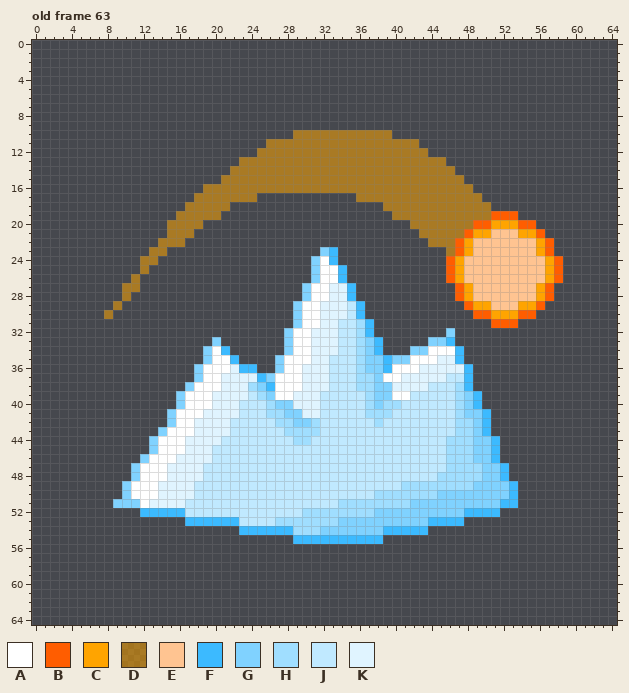
Pixel-art file, stored at resources/sprites/gui/upgrades/upgrades.aseprite. Above is the file before it was changed.
65x65 pixels, 67 frames. Colours within 5 levels of each other are drawn and written as one. Shown: old frame 63.
Visible layers, top first: "new2", "new1", "old".
Palette (. is transparent): A #ffffff  B #ff5d00  C #ffa400  D #ffa50088  E #ffc491  F #3cbaff  G #80d2ff  H #a0deff  J #c0e9ff  K #e0f4ff
Pixels before, old frame 63 (only the part around the change), first column x 0:
 0 .................................................................
 1 .................................................................
 2 .................................................................
 3 .................................................................
 4 .................................................................
 5 .................................................................
 6 .................................................................
 7 .................................................................
 8 .................................................................
 9 .................................................................
10 .............................DDDDDDDDDDD.........................
11 ..........................DDDDDDDDDDDDDDDDD......................
12 .........................DDDDDDDDDDDDDDDDDDD.....................
13 .......................DDDDDDDDDDDDDDDDDDDDDDD...................
14 ......................DDDDDDDDDDDDDDDDDDDDDDDDD..................
15 .....................DDDDDDDDDDDDDDDDDDDDDDDDDDD.................
16 ...................DDDDDDDDDDDDDDDDDDDDDDDDDDDDDD................
17 ..................DDDDDDD...........DDDDDDDDDDDDDD...............
18 .................DDDDD.................DDDDDDDDDDDD..............
19 ................DDDDD...................DDDDDDDDDDDBBB...........
20 ...............DDDD.......................DDDDDDDBBCCCBB.........
21 ...............DDD.........................DDDDDBCCEEECCB........
22 ..............DDD...........................DDDBCEEEEEEECB.......
23 .............DD.................GF............DBCEEEEEEECB.......
24 ............DD.................GAF............BCEEEEEEEEECB......
25 ............D..................GAAF...........BCEEEEEEEEECB......
26 ...........D...................GAAF...........BCEEEEEEEEECB......
27 ..........DD..................GAAKKF...........BCEEEEEEECB.......
28 ..........D...................GAAKKF...........BCEEEEEEECB.......
29 .........D...................GAAKKKJF...........BCCEEECCB........
30 ........D....................GAAKKKJF............BBCCCBB.........
31 .............................GAAKKJJHF.............BBB...........
32 ............................GAAKKKJJHF........G..................
33 ....................G.......GAAKKKJJHGF.....GGF..................
34 ...................GAF......GAAKKKJJHGF...GGAAAF.................
35 ...................GAAF....GAAAKKJJJHGGFGGAAAKKF.................
36 ..................GAAAKFF..GAAKKKJJJHGGFAAAKKKKKF................
37 ..................GAAKKKKFGAAAKKKJJJHHGAAKKKKKJJF................
38 .................GAAAKKKHGFAAAKKKJJJHHGGKKKKJJJHF................
39 ................GAAAKKKKJHGAAKKKJJJJJHGGAAJJJJJHGF...............
40 ................GAAAKKKJJJHGGKKKJJJJJHGHHJJJJJJHGF...............
41 ...............GAAAKKKKJJJHHGGKKJJJJJHHHJJJJJJJHGGF..............
42 ...............GAAKKKKJJJJJHHGGHJJJJJJHJJJJJJJJHHGF..............
43 ..............GAAAKKKKJJJJJJHHHHJJJJJJJJJJJJJJJHHGF..............
44 .............GAAAKKKKJJJJJJJJHHJJJJJJJJJJJJJJJHHHGGF.............
45 .............GAAAKKKJJJJJJJJJJJJJJJJJJJJJJJJJJHHHGGF.............
46 ............GAAAKKKKJJJJJJJJJJJJJJJJJJJJJJJJJJHHHGGF.............
47 ...........GAAAKKKKJJJJJJJJJJJJJJJJJJJJJJJJJJJHHHHGGF............
48 ...........GAAAKKKKJJJJJJJJJJJJJJJJJJJJJJJJJJHHHHHGGF............
49 ..........GAAAKKKKJJJJJJJJJJJJJJJJJJJJJJJHHHHHHHHGGGGF...........
50 ..........GAAAKKKKJJJJJJJJJJJJJJJJJJJJHHHHHHHGGGGGGGGF...........
51 .........GGGAKKKKJJJJJJJJJJJJJJJJJHHHHHHHHGGGGGGGGGGFF...........
52 ............FFFFFJJJJJJJJJJJJJHHHHHHHHGGGGGGGGGGFFFF.............
53 .................FFFFFFJJJJHHHHHHHGGGGGGGGGGFFFF.................
54 .......................FFFFFFHHHGGGGGGGFFFFF.....................
Now the later version:
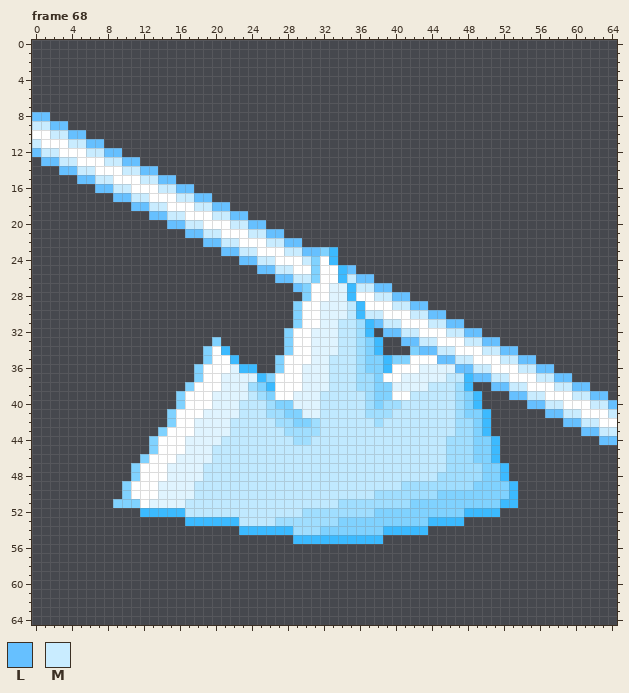
Colours new in this view: L #66c0ff  M #c9ecff
A new or re-ordered frame is compared with the old frame closest to it.
The commit says: ice tower upgrades icon, minor improvements
Difference:
frames 67 -> 68
Changed rows in their new state; - is an unchanged pixel.
Frame 68 is new; against old frame 63, layers "new2", "new1", "old":
first column x 0:
 8 LL---------------------------------------------------------------
 9 MMLL-------------------------------------------------------------
10 AAMMLL-----------------------...........-------------------------
11 MAAAMMLL------------------.................----------------------
12 LMMAAAMMLL---------------...................---------------------
13 -LLMMAAAMMLL-----------.......................-------------------
14 ---LLMMAAAMMLL--------.........................------------------
15 -----LLMMAAAMMLL-----...........................-----------------
16 -------LLMMAAAMMLL-..............................----------------
17 ---------LLMMAAAMMLL.....-----------..............---------------
18 -----------LLMMAAAMMLL-----------------............--------------
19 -------------LLMMAAAMMLL----------------..............-----------
20 ---------------LLMMAAAMMLL----------------..............---------
21 ---------------..LLMMAAAMMLL---------------..............--------
22 --------------...--LLMMAAAMMLL--------------..............-------
23 -------------..------LLMMAAAMMLL--------------............-------
24 ------------..---------LLMMAAAM---------------.............------
25 ------------.------------LLMMAA----L----------.............------
26 -----------.---------------LLMM----MLL--------.............------
27 ----------..-----------------L------MMLL-------...........-------
28 ----------.-------------------------AAMMLL-----...........-------
29 ---------.---------------------------AAAMMLL----.........--------
30 --------.----------------------------MMAAAMMLL---.......---------
31 --------------------------------------LMMAAAMMLL---...-----------
32 ---------------------------------------LLMMAAAMMLL---------------
33 -----------------------------------------LLMMAAAMMLL-------------
34 -------------------------------------------LLMMAAAMMLL-----------
35 ---------------------------------------------LLMMAAAMMLL---------
36 -----------------------------------------------LLMMAAAMMLL-------
37 -------------------------------------------------LLMMAAAMMLL-----
38 ---------------------------------------------------LLMMAAAMMLL---
39 -----------------------------------------------------LLMMAAAMMLL-
40 -------------------------------------------------------LLMMAAAMML
41 ---------------------------------------------------------LLMMAAAM
42 -----------------------------------------------------------LLMMAA
43 -------------------------------------------------------------LLMM
44 ---------------------------------------------------------------LL
Boxes around the changes in both pictures, in picture pixels (x1, y1, x2, y2):
changed: (32, 112, 617, 445)
